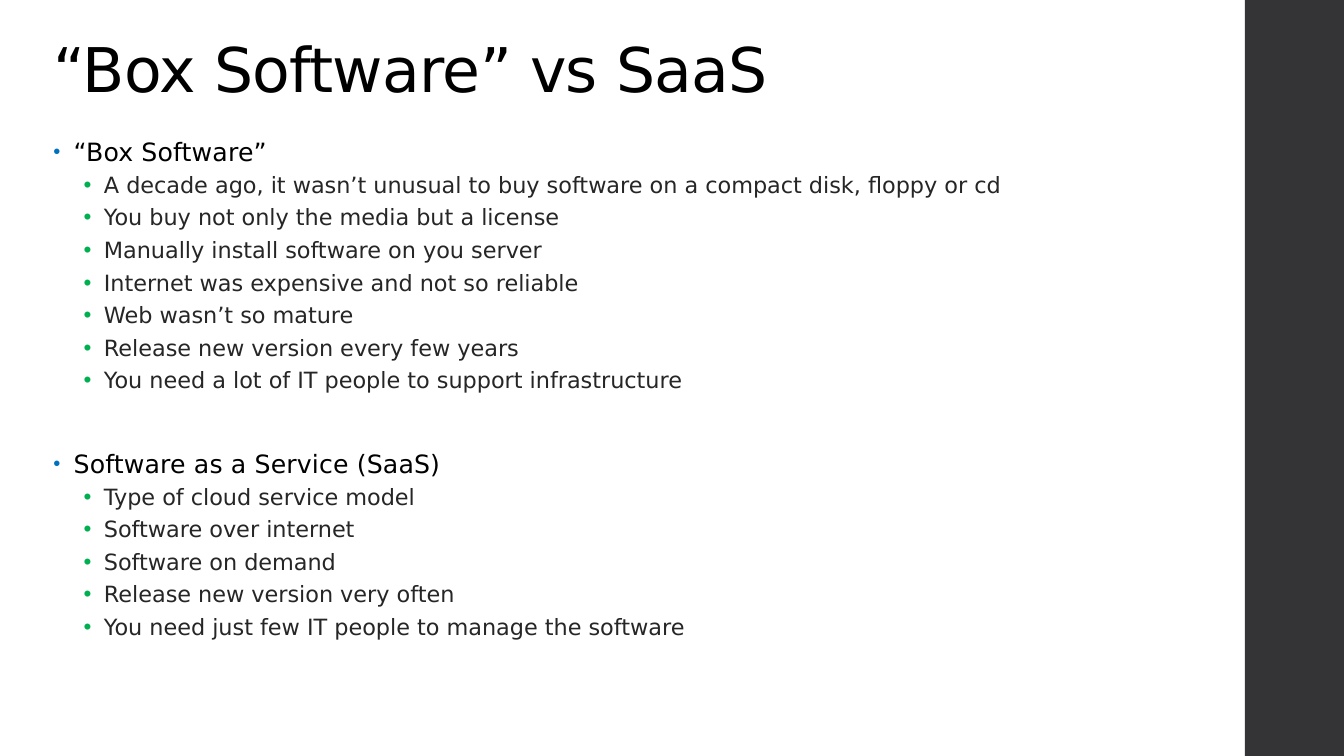
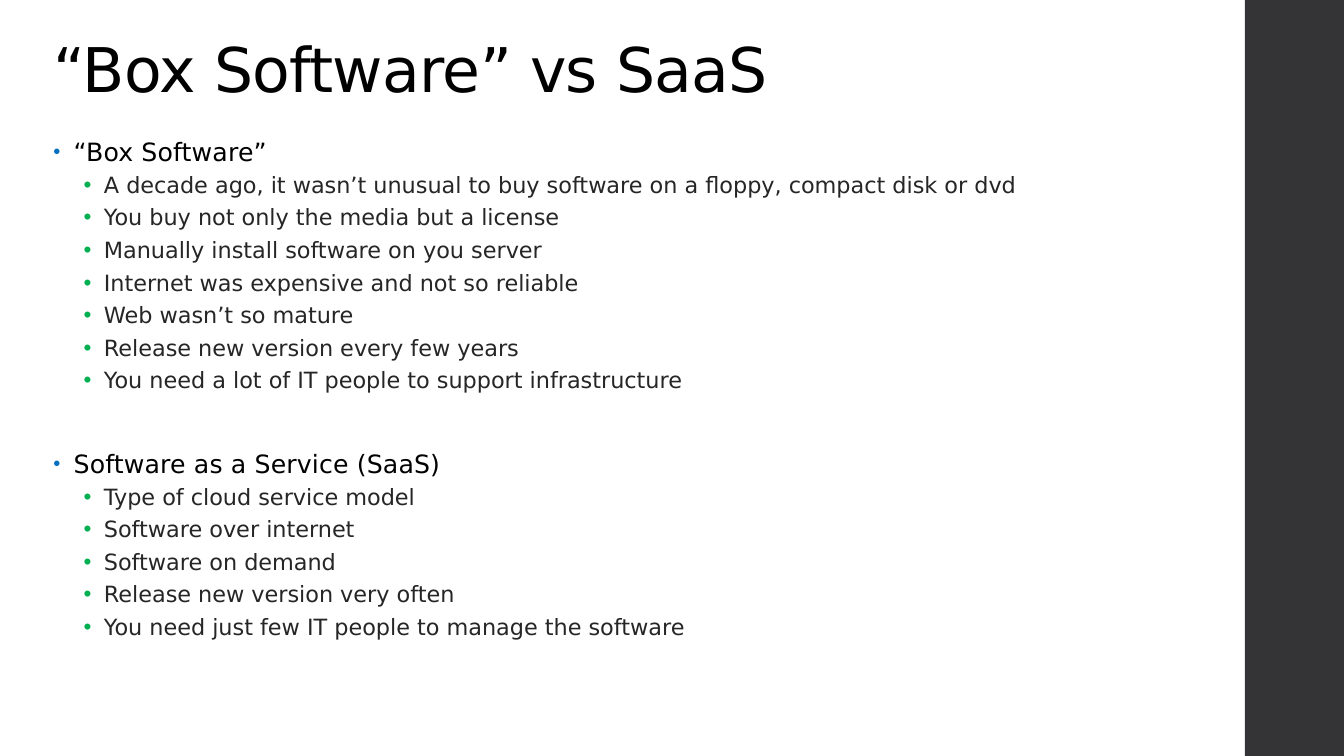
Before and after one commit to varadinov/DevSecOps, a slide deck: slide 16 of 00_evolution_of_information_technology/00_evolution_of_information_technology.pptx. Drawn at 1344x756 pixels with LibreOffice and Linux fonts; fonts in the diff are those of the drawing; background and template pictures are left out. Boxes give left, top, right and bottom in pixels: in the first picture for what was removed or moved away, otherwise in the second. Text is boxed around its words. In the diff, an @@ line names an element or a change of style, - is before the commit and + after.

Commit message:
Update presentations

```diff
--- a/00_evolution_of_information_technology/00_evolution_of_information_technology.pptx
+++ b/00_evolution_of_information_technology/00_evolution_of_information_technology.pptx
@@ text at bbox=[104, 176, 1016, 198]: text changed @@
-  • A decade ago, it wasn’t unusual to buy software on a compact disk, floppy or cd
+  • A decade ago, it wasn’t unusual to buy software on a floppy, compact disk or dvd
```
Also in this commit, not shown: 2 other slides changed, 6 other files.
